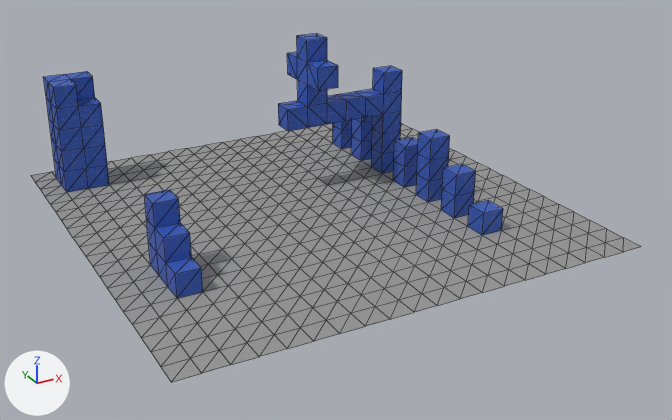
The glTF model data/basic/SM_Plane_004.glb: old version first, new version second.
Before and after are seen from a 50 mm camera at (-17.3, -33.9, 16.6) aimed at (0.4, -1.7, 0.5). Every picture has the same lights, and +X, +Y and +Z are marked at lower left. Mesh edges are drawn as thin lines. Vertices at the same position are counted once.
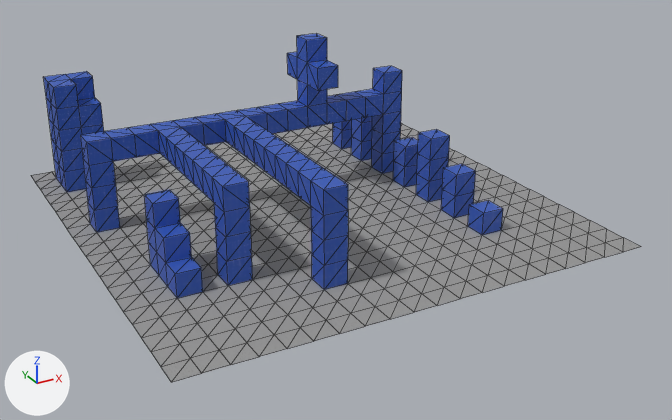
Commit message: Add few more cubes to the model

What the commit changed:
me_plane_002 is used by ob_plane; location (0.0, 0.0, 0.0).
me_plane_002 had 611 vertices, 1140 faces and spanned x -10.0..10.0, y -10.0..10.0, z 0.0..7.0.
me_plane_002 now has 735 vertices, 1406 faces and spans x -10.0..10.0, y -10.0..10.0, z 0.0..7.0.
Part 1, on me_plane_002:
6 faces are deleted.
12 vertices are added at x -4.0..-2.0, y 2.0..3.0, z 3.0..4.0.
12 new vertices lie (0.0, 0.0, 1.0) away from vertices in x -9.0..-2.0, y -7.0..3.0, z 0.0.
12 new vertices lie (0.0, 0.0, 1.0) away from vertices in x -9.0..-2.0, y -7.0..3.0, z 1.0.
12 new vertices lie (0.0, 0.0, 1.0) away from vertices in x -9.0..-2.0, y -7.0..3.0, z 2.0.
12 new vertices lie (0.0, 0.0, 1.0) away from vertices in x -9.0..-2.0, y -7.0..3.0, z 3.0.
8 new vertices lie (0.0, 1.0, 0.0) away from vertices in x -6.0..-2.0, y -6.0..-4.0, z 3.0..4.0.
8 new vertices lie (0.0, 1.0, 0.0) away from vertices in x -6.0..-2.0, y -5.0..-3.0, z 3.0..4.0.
8 new vertices lie (0.0, 1.0, 0.0) away from vertices in x -6.0..-2.0, y -4.0..-2.0, z 3.0..4.0.
8 new vertices lie (0.0, 1.0, 0.0) away from vertices in x -6.0..-2.0, y -3.0..-1.0, z 3.0..4.0.
8 new vertices lie (0.0, 1.0, 0.0) away from vertices in x -6.0..-2.0, y -2.0..0.0, z 3.0..4.0.
8 new vertices lie (0.0, 1.0, 0.0) away from vertices in x -6.0..-2.0, y -1.0..1.0, z 3.0..4.0.
8 new vertices lie (0.0, 1.0, 0.0) away from vertices in x -6.0..-2.0, y 0.0..2.0, z 3.0..4.0.
8 new vertices lie (-1.0, 0.0, 0.0) away from vertices in x -6.0..0.0, y 2.0..3.0, z 3.0..4.0.
272 new faces join them, mat_boxes (picture img_grid_blueprint).

Boxes [x1, y1, x2, y2] around the edits, measured in the pictures (672 x 420 px):
part 1 of me_plane_002, built on: before [219, 104, 348, 290]; after [80, 104, 348, 290]
